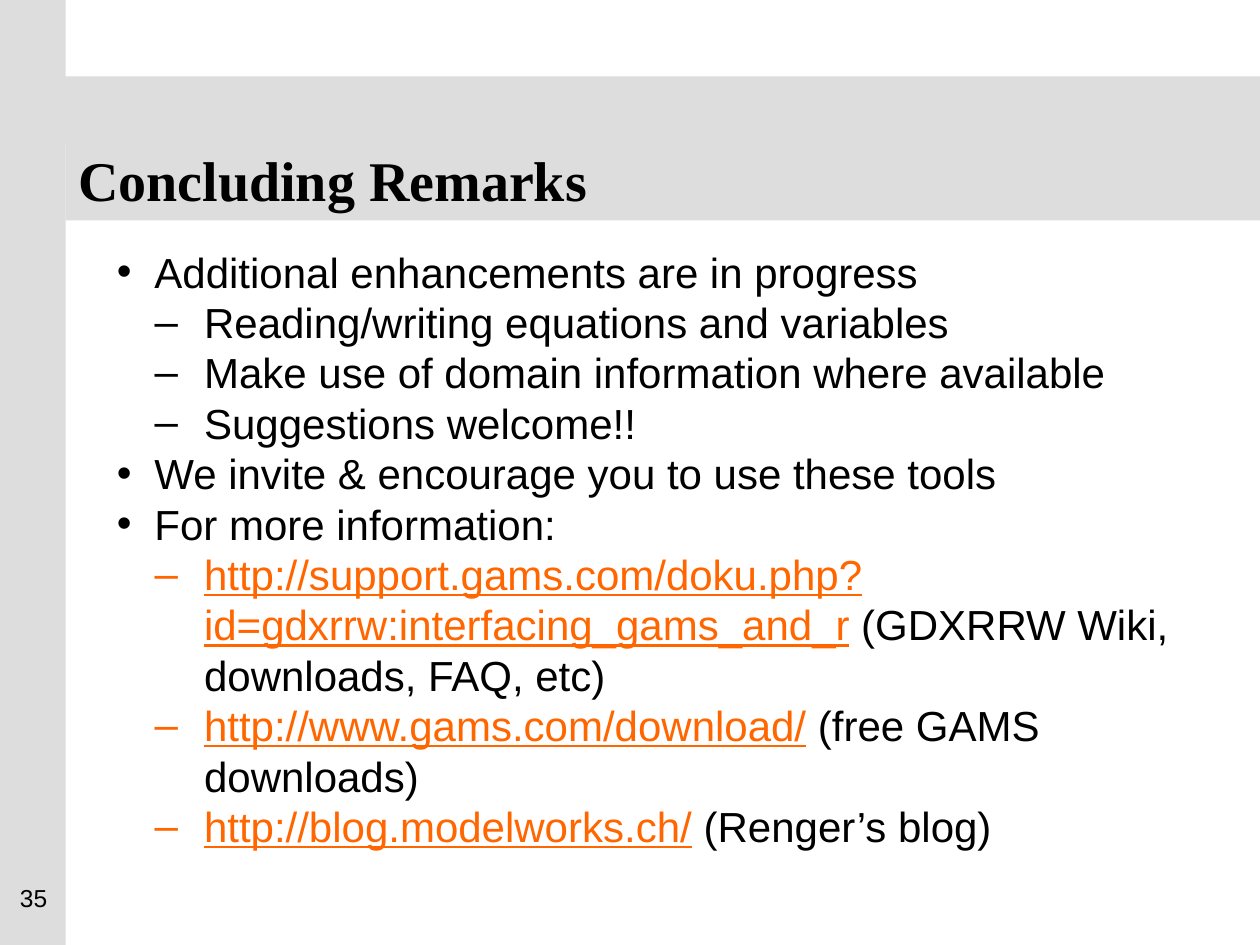
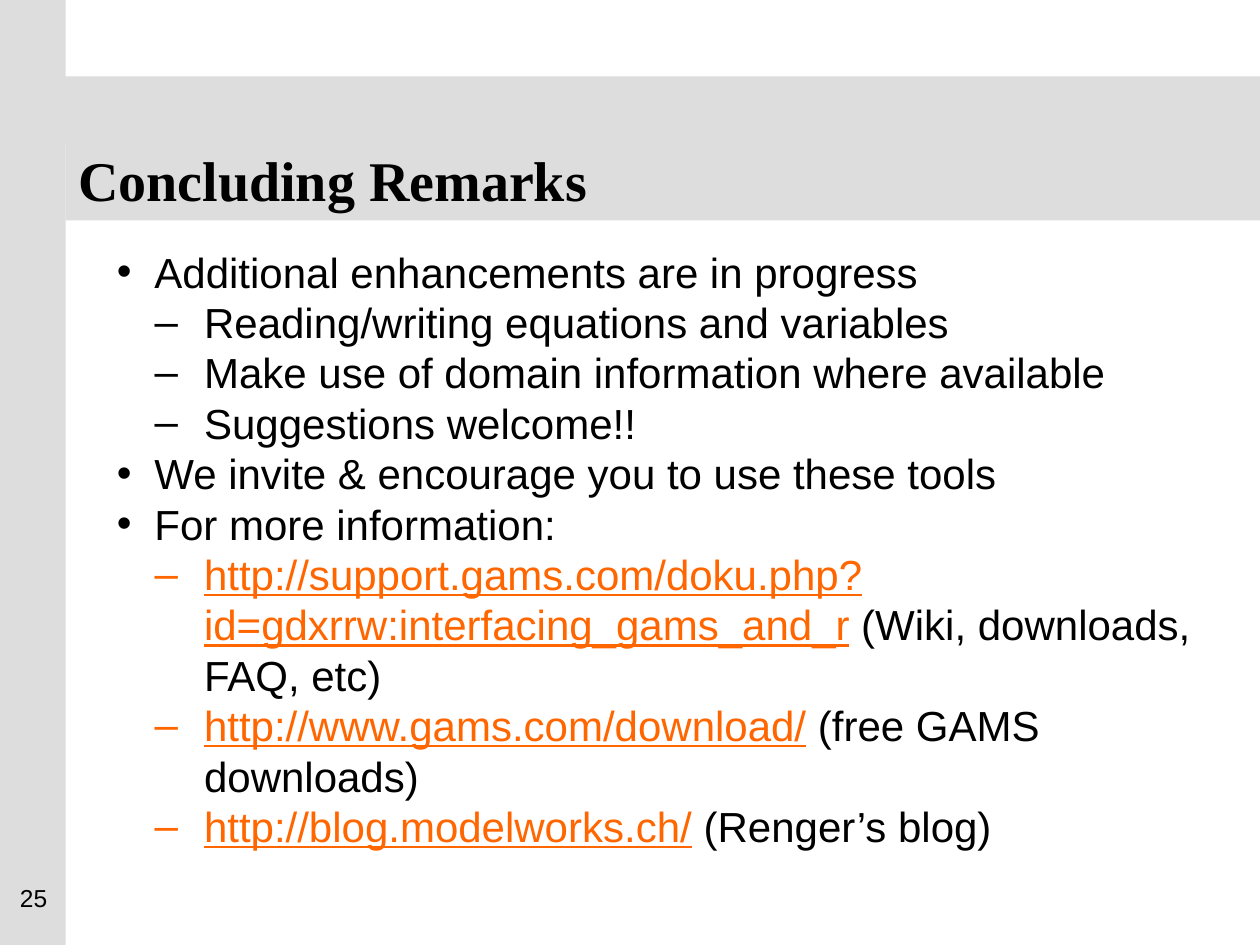
Before and after one commit to GAMS-dev/gdxrrw, a slide deck: slide 25 of sandbox/ISMP_Berlin_2012_GDXRRW.pptx (slide 35 before the commit). Drawn at 1260x945 pixels with LibreOffice and Linux fonts; fonts in the diff are those of the drawing; background and template pictures are left out. Boxes give left, top, right and bottom in pixels: in the first picture for what was removed or moved away, otherwise in the second. Text is boxed around its words. In the diff, an @@ line names an element or a change of style, - is before the commit and + after.

```diff
--- a/sandbox/ISMP_Berlin_2012_GDXRRW.pptx
+++ b/sandbox/ISMP_Berlin_2012_GDXRRW.pptx
@@ text at (204, 559, 1190, 699): text changed @@
-  – http://support.gams.com/doku.php?id=gdxrrw:interfacing_gams_and_r (GDXRRW Wiki, downloads, FAQ, etc)
+  – http://support.gams.com/doku.php?id=gdxrrw:interfacing_gams_and_r (Wiki, downloads, FAQ, etc)
@@ page number at (20, 890, 47, 908): text changed @@
-35
+25
```
Also in this commit, not shown: 8 other slides changed, 1 slide added, 11 slides removed.
